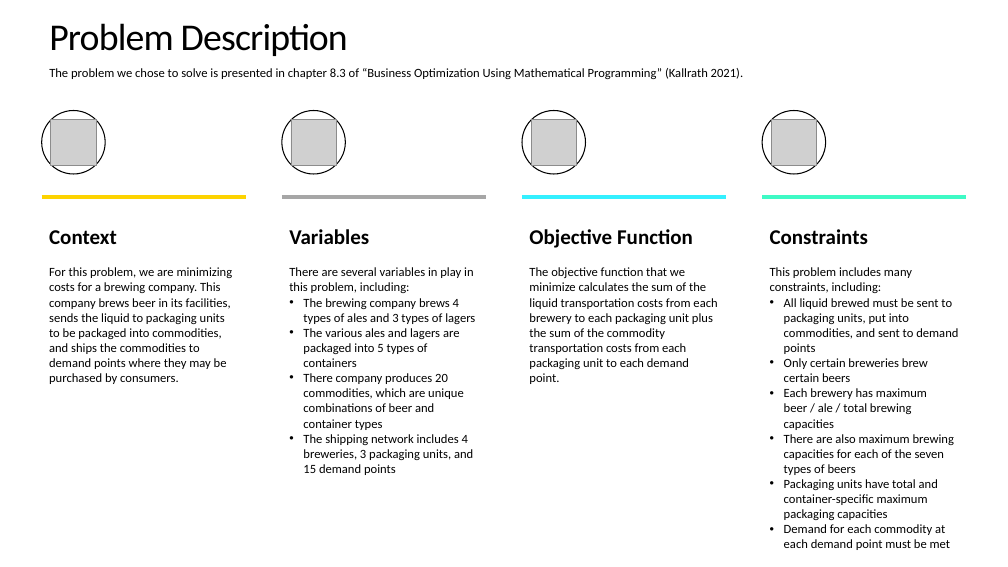
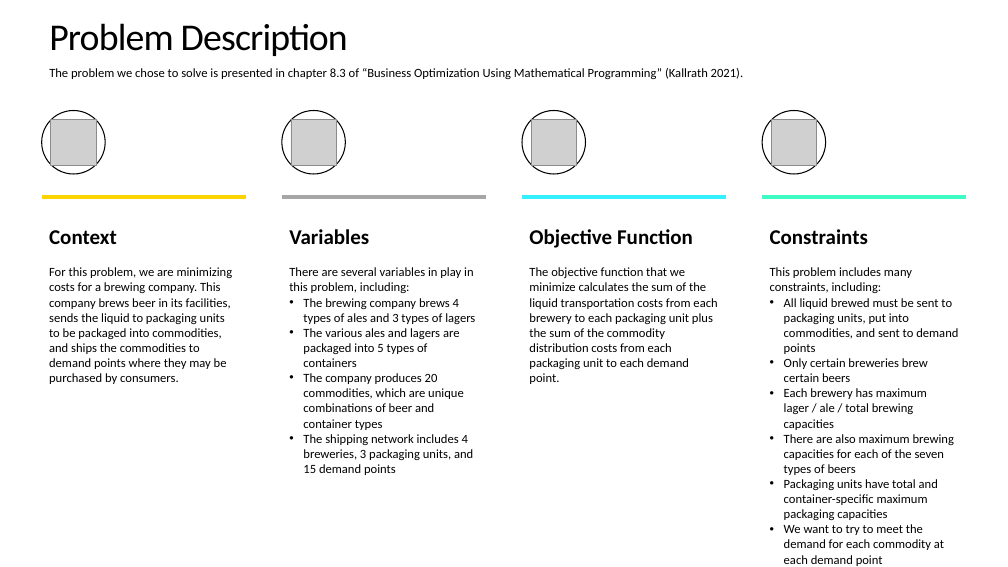
Before and after one commit to Steve-Desilets/MSDS-460-Term-Project, a slide deck: slide 3 of Final Project Presentation.pptx. Drawn at 1008x567 pixels with LibreOffice and Linux fonts; fonts in the diff are those of the drawing; grey boxes stand for pictures. Boxes give left, top, right and bottom in pixels: in the first picture for what was removed or moved away, otherwise in the second. Text is boxed around its words. In the diff, an @@ line names an element or a change of style, - is before the commit and + after.

```diff
--- a/Final Project Presentation.pptx
+++ b/Final Project Presentation.pptx
@@ text at bbox=[529, 267, 717, 384]: text changed @@
-The objective function that we minimize calculates the sum of the liquid transportation costs from each brewery to each packaging unit plus the sum of the commodity transportation costs from each packaging unit to each demand point.
+The objective function that we minimize calculates the sum of the liquid transportation costs from each brewery to each packaging unit plus the sum of the commodity distribution costs from each packaging unit to each demand point.
@@ text at bbox=[303, 373, 464, 430]: text changed @@
-• There company produces 20 commodities, which are unique combinations of beer and container types
+• The company produces 20 commodities, which are unique combinations of beer and container types
@@ text at bbox=[784, 388, 927, 430]: text changed @@
-• Each brewery has maximum beer / ale / total brewing capacities
+• Each brewery has maximum lager / ale / total brewing capacities
@@ text at bbox=[784, 524, 944, 566]: text changed @@
-• Demand for each commodity at each demand point must be met
+• We want to try to meet the demand for each commodity at each demand point
```
Also in this commit, not shown: 2 other slides changed.
